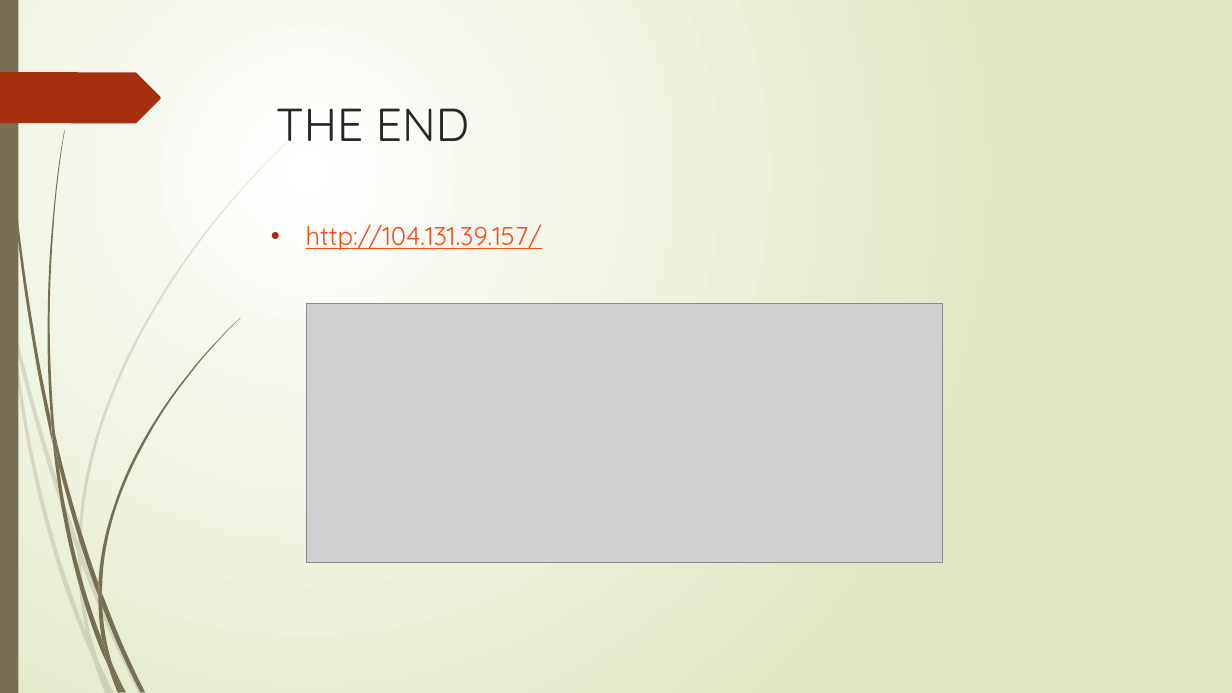
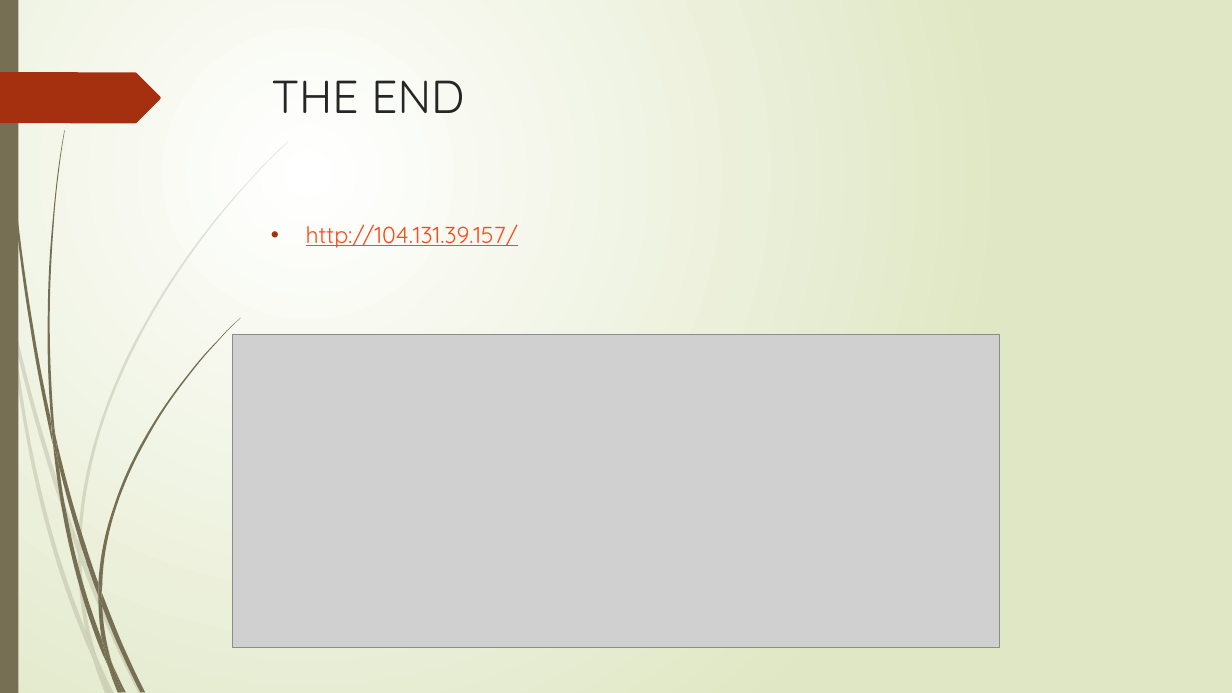
Before and after one commit to jschweizer36/Flyguys, a slide deck: slide 12 of Data Analytics Challenge Final PowerPoint.pptx. Drawn at 1232x693 pixels with LibreOffice and Linux fonts; fonts in the diff are those of the drawing; grey boxes stand for pictures. Boxes give left, top, right and bottom in pixels: in the first picture for what was removed or moved away, otherwise in the second. Text is boxed around its words. In the diff, an @@ line names an element or a change of style, - is before the commit and + after.

```diff
--- a/Data Analytics Challenge Final PowerPoint.pptx
+++ b/Data Analytics Challenge Final PowerPoint.pptx
@@ title "THE END": place and size @@
-title "THE END" at bbox=[276, 108, 469, 141]
+title "THE END" at bbox=[271, 80, 464, 113]
@@ text "http://104.131.39.157/" at bbox=[306, 224, 518, 248]: size 20 to 18 pt @@
@@ picture: place and size @@
-picture at bbox=[306, 304, 943, 563]
+picture at bbox=[232, 335, 1000, 647]
```
Also in this commit, not shown: 3 other slides changed, 5 slides added, 5 slides removed, 5 other files.
